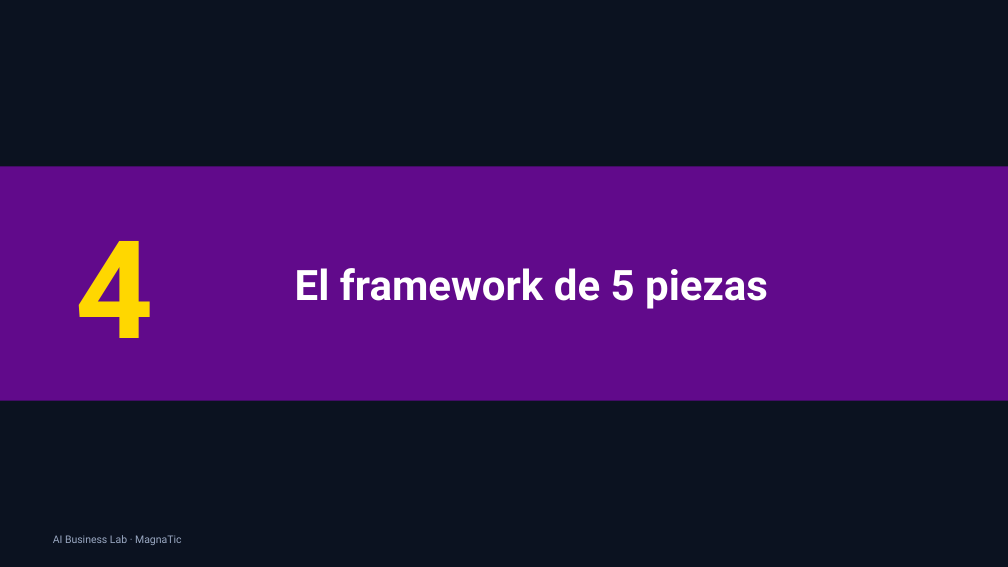
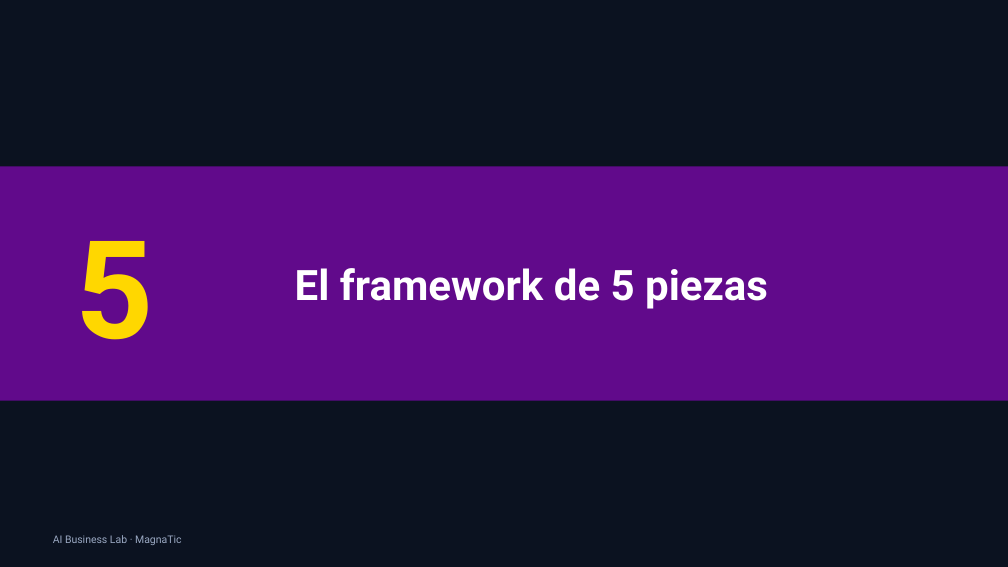
Before and after one commit to xander0408/CURSOS, a slide deck: slide 32 of AI-Business-Lab-Presentacion.pptx (slide 16 before the commit). Drawn at 1008x567 pixels with LibreOffice and Linux fonts; fonts in the diff are those of the drawing. Boxes give left, top, right and bottom in pixels: in the first picture for what was removed or moved away, otherwise in the second. Text is boxed around its words. In the diff, an @@ line names an element or a change of style, - is before the commit and + after.

```diff
--- a/AI-Business-Lab-Presentacion.pptx
+++ b/AI-Business-Lab-Presentacion.pptx
@@ text at box(75, 241, 153, 340): text changed @@
-4
+5
```
Also in this commit, not shown: 9 other slides changed, 19 slides added, 2 slides removed, 58 other files.
